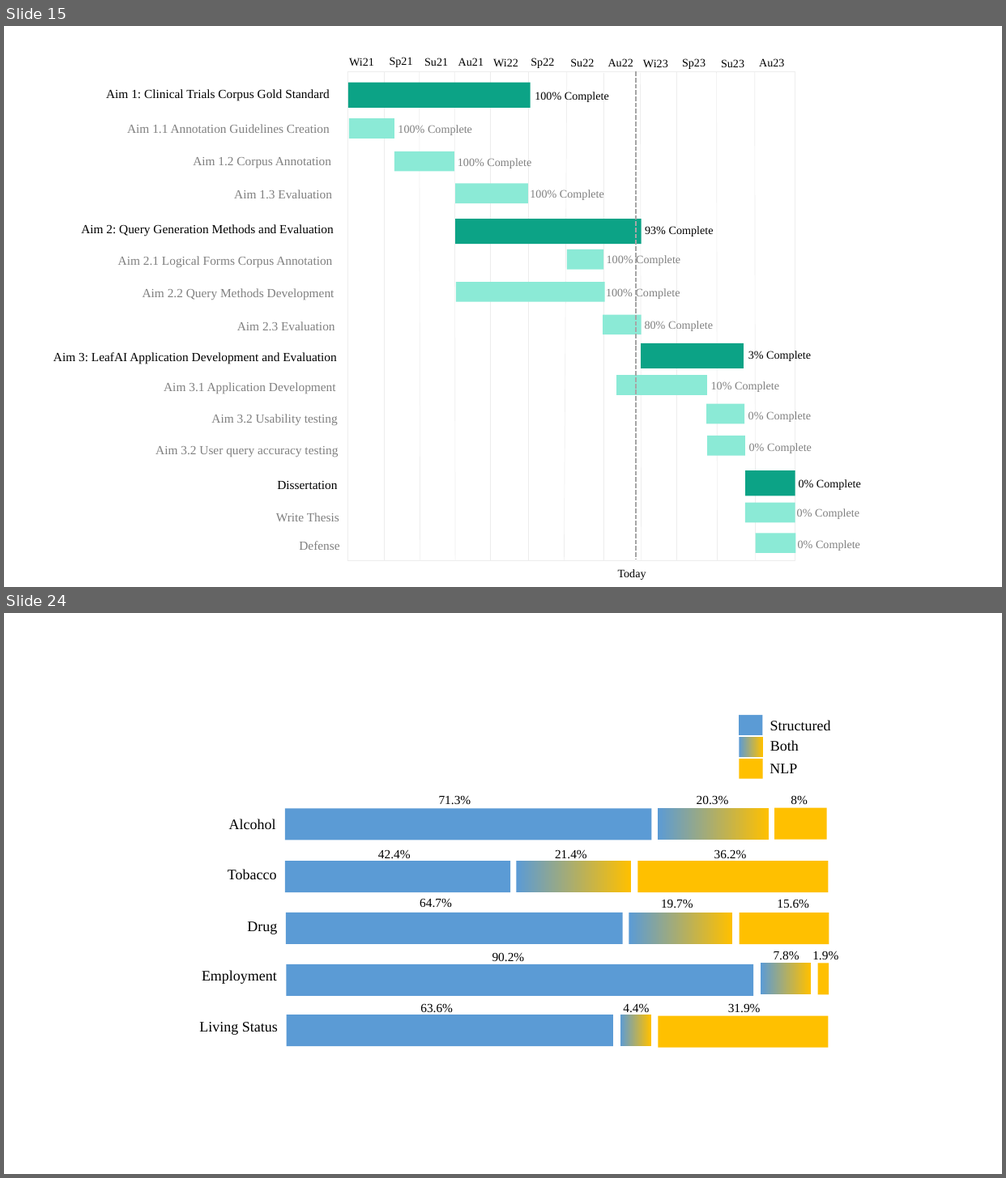
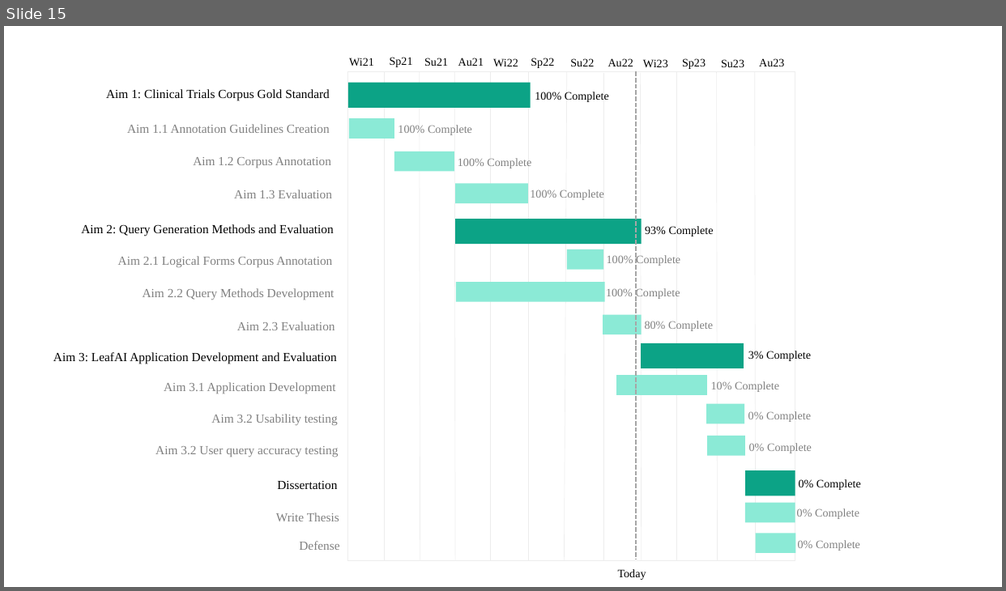
Before and after one commit to ndobb/dissertation, a slide deck: 2_query_gen/paper2_figures.pptx. Shown one above the other, each under a label of ours: slides 15 and 24 before the commit, slide 15 after it; the slides between them are not shown. The pictures are 1006x1178 and 1006x591 pixels, drawn with LibreOffice and Linux fonts; fonts in the diff are those of the drawing. Boxes give left, top, right and bottom in pixels: in the first picture for what was removed or moved away, otherwise in the second. Text is boxed around its words. In the diff, an @@ line names an element or a change of style, - is before the commit and + after.

```diff
--- a/2_query_gen/paper2_figures.pptx
+++ b/2_query_gen/paper2_figures.pptx
@@ slide 24 removed at (4,613,1002,1174), background #FFFFFF @@
@@ rectangle removed at (739,715,763,735) @@
@@ text removed at (770,720,831,730) @@
-Structured
@@ rectangle removed at (739,736,763,756) @@
@@ text removed at (770,740,799,751) @@
-Both
@@ rectangle removed at (739,759,763,779) @@
@@ text removed at (769,764,797,773) @@
-NLP
@@ group removed at (229,795,827,840): 4 texts, 3 rectangles @@
-Alcohol
-71.3%
-20.3%
-8%
@@ group removed at (228,850,829,892): 4 texts, 3 rectangles @@
-Tobacco
-42.4%
-21.4%
-36.2%
@@ group removed at (247,898,829,944): 4 texts, 3 rectangles @@
-Drug
-64.7%
-19.7%
-15.6%
@@ group removed at (202,951,838,996): 4 texts, 3 rectangles @@
-Employment
-90.2%
-7.8%
-1.9%
@@ group removed at (199,1003,829,1048): 4 texts, 3 rectangles @@
-Living Status
-63.6%
-4.4%
-31.9%
```
Also in this commit, not shown: 3 slides added, 8 other slides removed, 11 other files.
